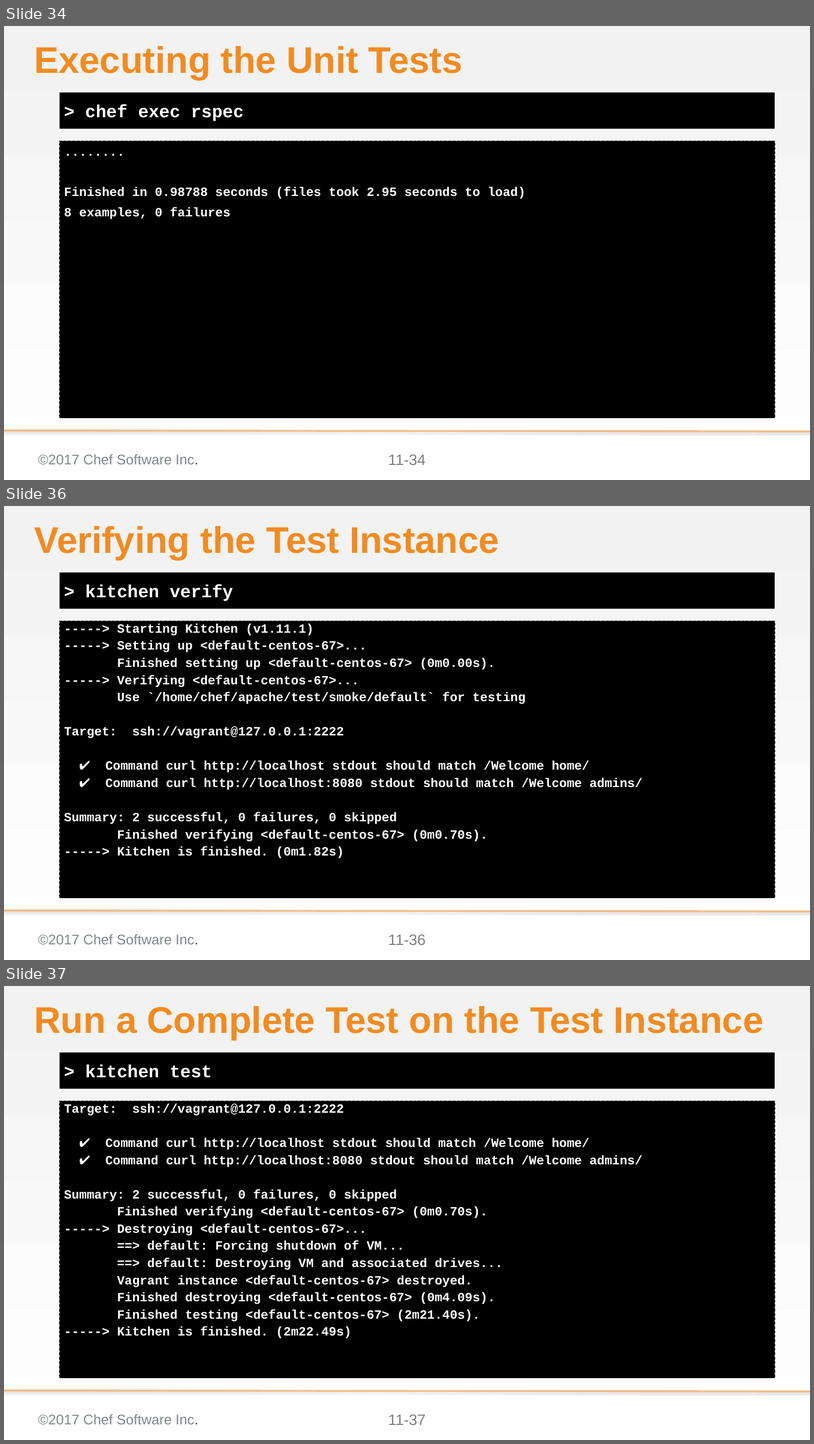
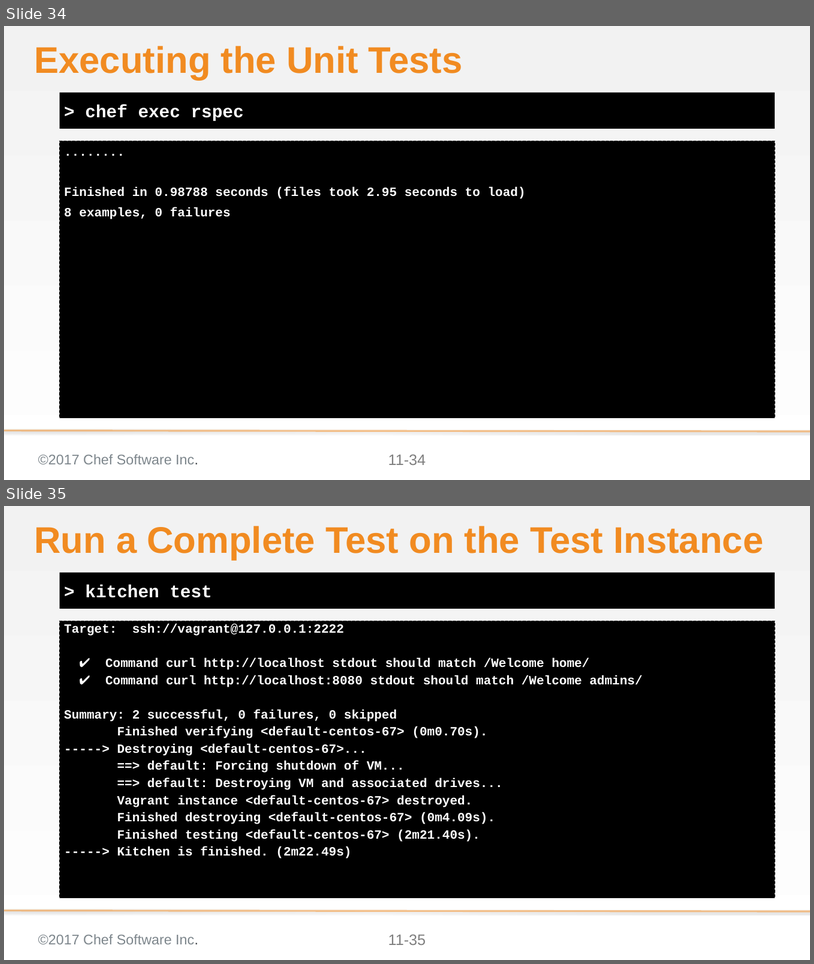
Before and after one commit to ericheiser/chef-intermediate, a slide deck: 11-creating_a_custom_resource.pptx. Shown one above the other, each under a label of ours: slides 34, 36 and 37 before the commit, slides 34 and 35 after it; the slides between them are not shown. The pictures are 814x1444 and 814x964 pixels, drawn with LibreOffice and Linux fonts; fonts in the diff are those of the drawing; background and template pictures are left out. Boxes give left, top, right and bottom in pixels: in the first picture for what was removed or moved away, otherwise in the second. Text is boxed around its words. In the diff, an @@ line names an element or a change of style, - is before the commit and + after.

```diff
--- a/11-creating_a_custom_resource.pptx
+++ b/11-creating_a_custom_resource.pptx
@@ slide 36 removed at (4, 506, 810, 960), background gradient #F2F2F2 to #FFFFFF; not listed: 3 template elements that a slide beside it also shows @@
@@ title removed at (34, 526, 500, 560) @@
-Verifying the Test Instance
@@ text removed at (60, 572, 775, 609) @@
-> kitchen verify
@@ text removed at (60, 621, 775, 897) @@
------> Starting Kitchen (v1.11.1)
------> Setting up <default-centos-67>...
-Finished setting up <default-centos-67> (0m0.00s).
------> Verifying <default-centos-67>...
-Use `/home/chef/apache/test/smoke/default` for testing
-Target: ssh://vagrant@127.0.0.1:2222
-✔ Command curl http://localhost stdout should match /Welcome home/
-✔ Command curl http://localhost:8080 stdout should match /Welcome admins/
-Summary: 2 successful, 0 failures, 0 skipped
-Finished verifying <default-centos-67> (0m0.70s).
------> Kitchen is finished. (0m1.82s)
@@ what was slide 37 is now slide 35 @@
@@ page number at (389, 934, 426, 945): text changed @@
-11-37
+11-35
```
Also in this commit, not shown: 4 slides changed, 1 other slide removed, 10 other files.
